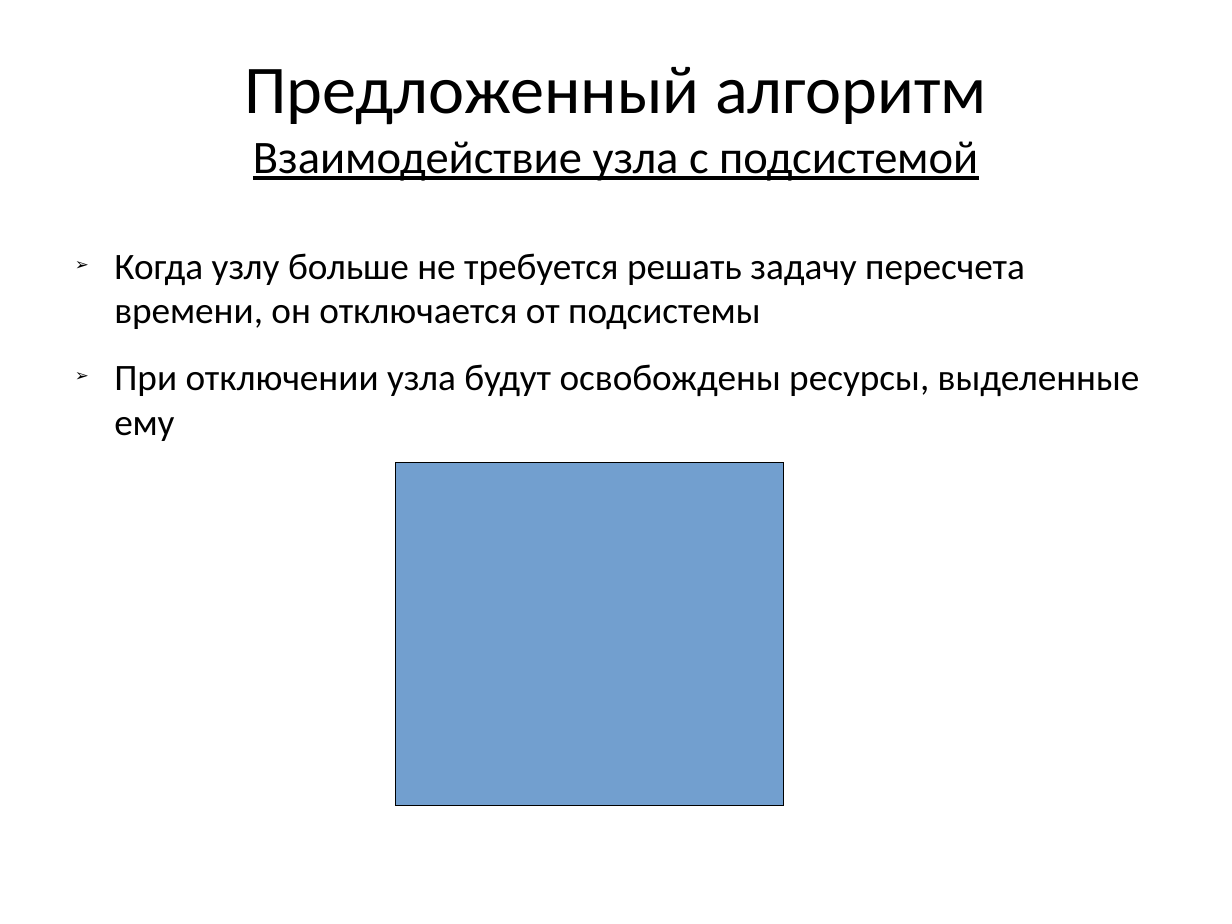
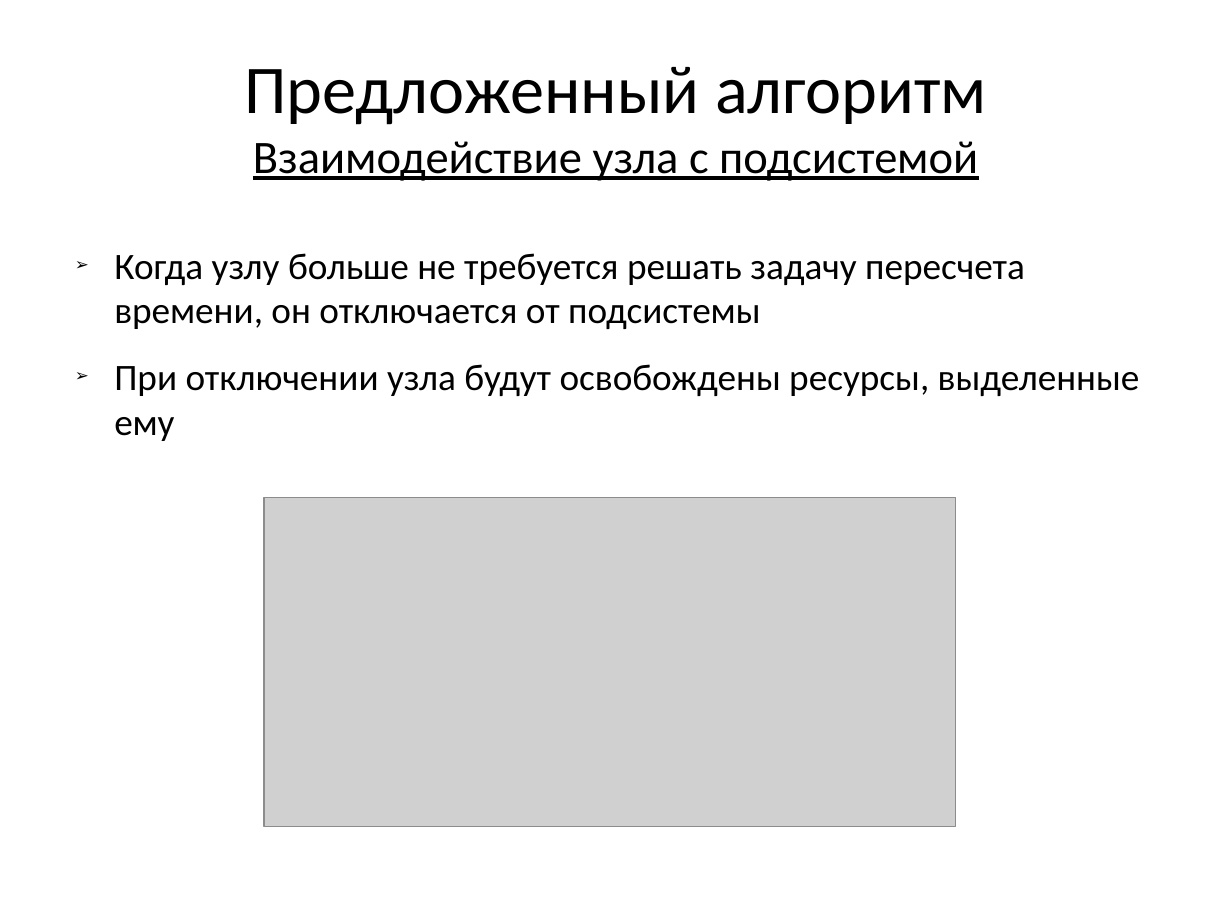
Before and after one commit to Gerold103/the_course, a slide deck: slide 13 of Курсовая.pptx. Drawn at 1232x924 pixels with LibreOffice and Linux fonts; fonts in the diff are those of the drawing; grey boxes stand for pictures; background and template pictures are left out. Boxes give left, top, right and bottom in pixels: in the first picture for what was removed or moved away, otherwise in the second. Text is boxed around its words. In the diff, an @@ line names an element or a change of style, - is before the commit and + after.

```diff
--- a/Курсовая.pptx
+++ b/Курсовая.pptx
@@ freeform shape removed at box(396, 462, 783, 805) @@
@@ picture added at box(264, 497, 956, 827) @@
```
Also in this commit, not shown: 7 other slides changed, 18 other files.
